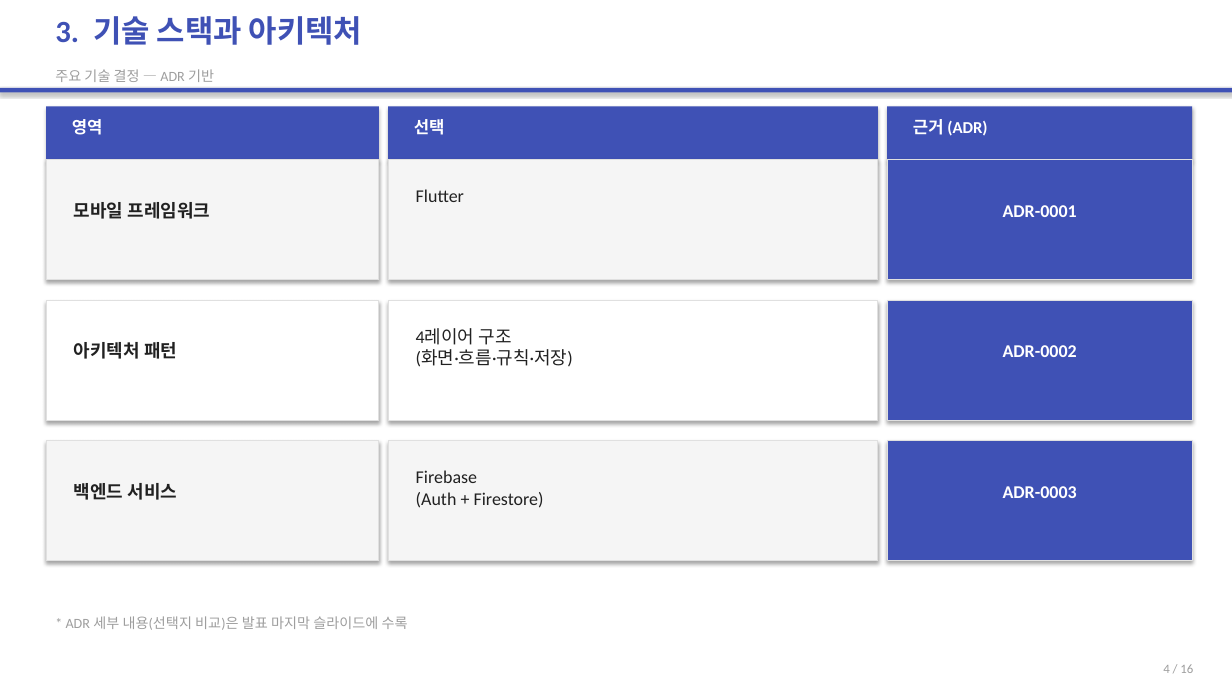
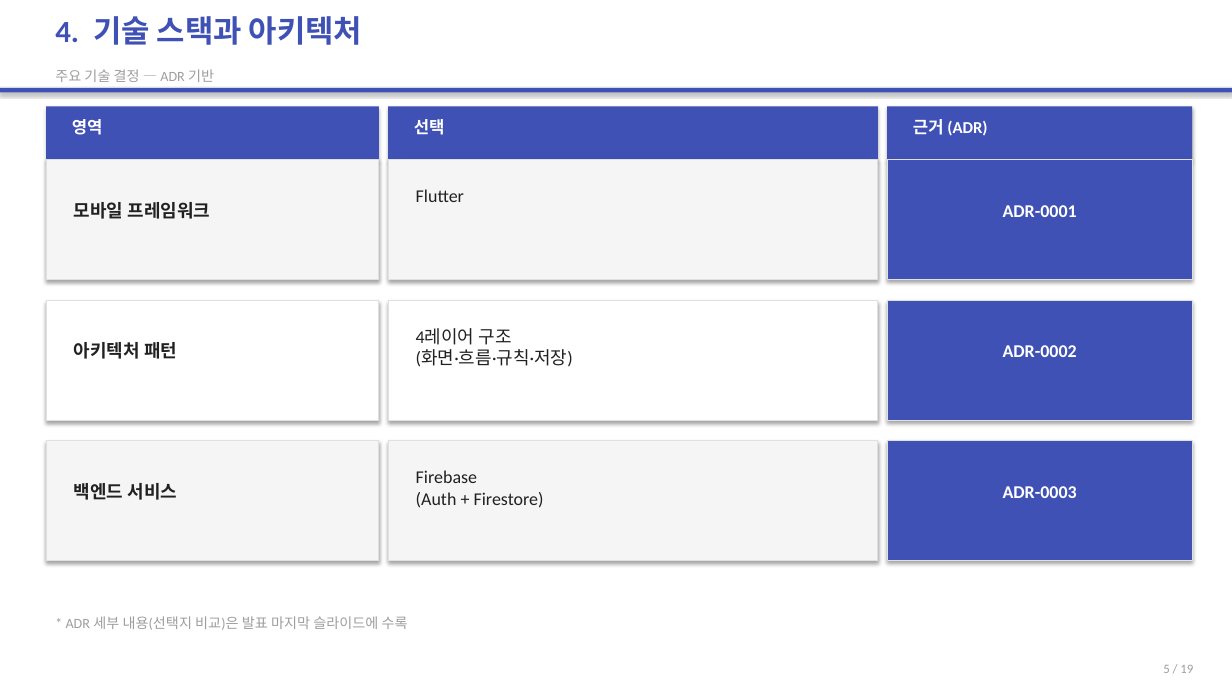
Before and after one commit to 2022136020/project_c, a slide deck: slide 5 of portfolio-tracker/presentation/portfolio-tracker-final.pptx (slide 4 before the commit). Drawn at 1232x693 pixels with LibreOffice and Linux fonts; fonts in the diff are those of the drawing. Boxes give left, top, right and bottom in pixels: in the first picture for what was removed or moved away, otherwise in the second. Text is boxed around its words. In the diff, an @@ line names an element or a change of style, - is before the commit and + after.

```diff
--- a/portfolio-tracker/presentation/portfolio-tracker-final.pptx
+++ b/portfolio-tracker/presentation/portfolio-tracker-final.pptx
@@ text at bbox=[55, 16, 362, 45]: text changed @@
-3. 기술 스택과 아키텍처
+4. 기술 스택과 아키텍처
@@ text at bbox=[1163, 665, 1193, 673]: text changed @@
-4 / 16
+5 / 19
```
Also in this commit, not shown: 14 other slides changed, 3 slides added, 5 other files.
